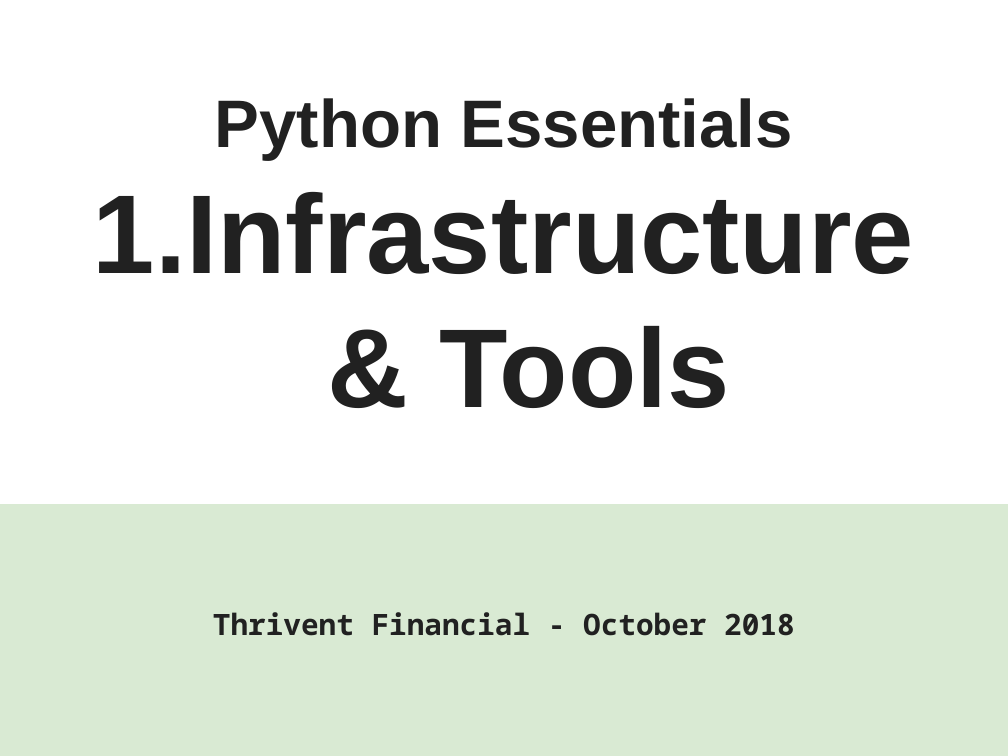
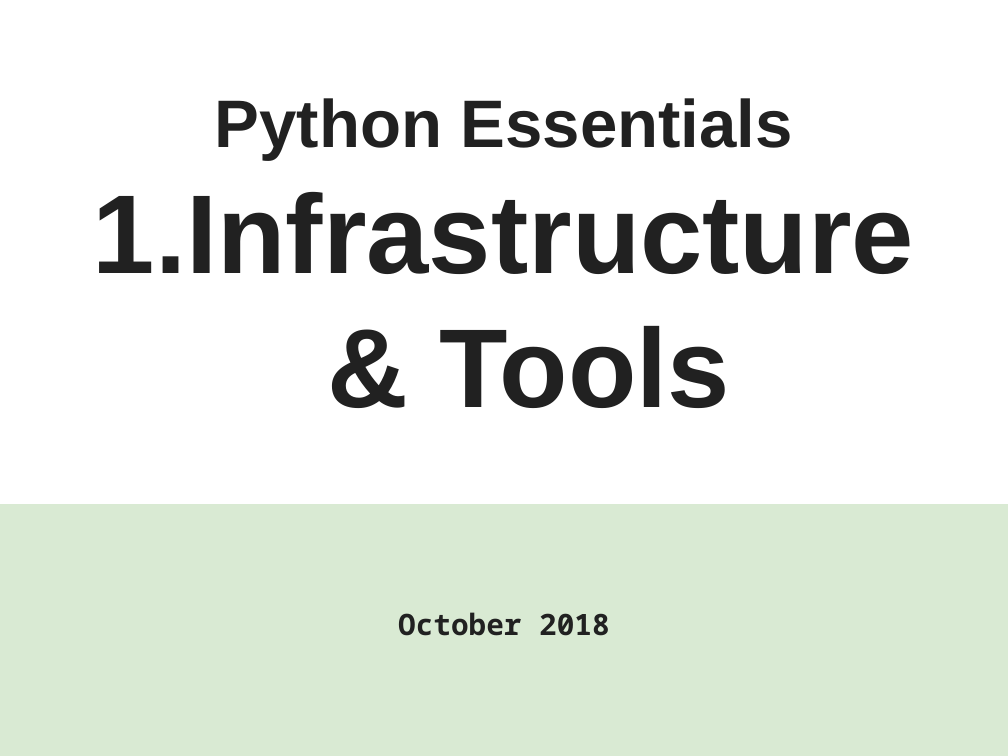
Before and after one commit to tttrinter/Python_Training, a slide deck: slide 4 of 1. Infrastructure & Tools.pptx (slide 5 before the commit). Drawn at 1008x756 pixels with LibreOffice and Linux fonts; fonts in the diff are those of the drawing. Boxes give left, top, right and bottom in pixels: in the first picture for what was removed or moved away, otherwise in the second. Text is boxed around its words. In the diff, an @@ line names an element or a change of style, - is before the commit and + after.

```diff
--- a/1. Infrastructure & Tools.pptx
+++ b/1. Infrastructure & Tools.pptx
@@ subtitle at bbox=[398, 612, 610, 636]: text changed @@
-Thrivent Financial - October 2018
+October 2018
```
Also in this commit, not shown: 2 other slides changed, 1 slide removed.
